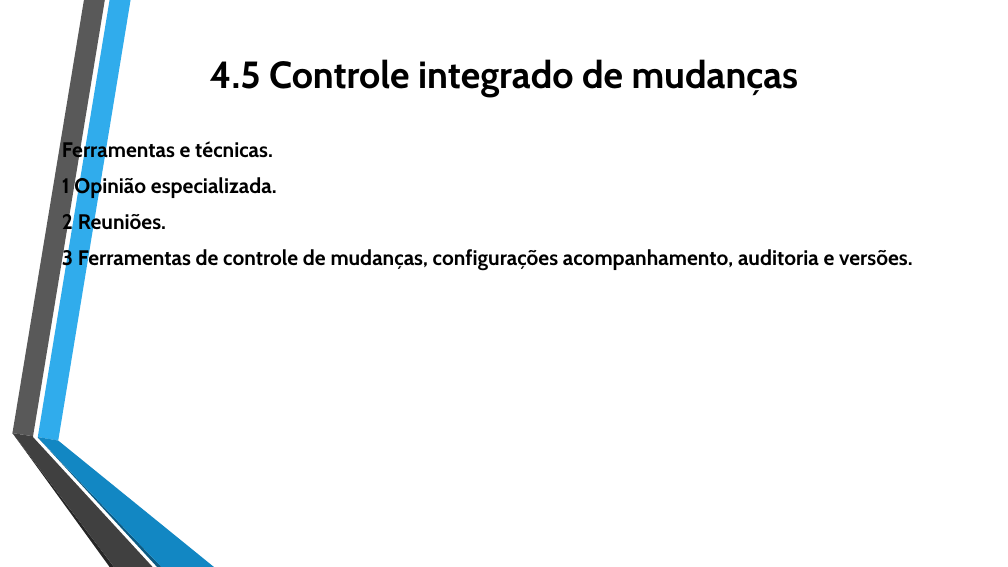
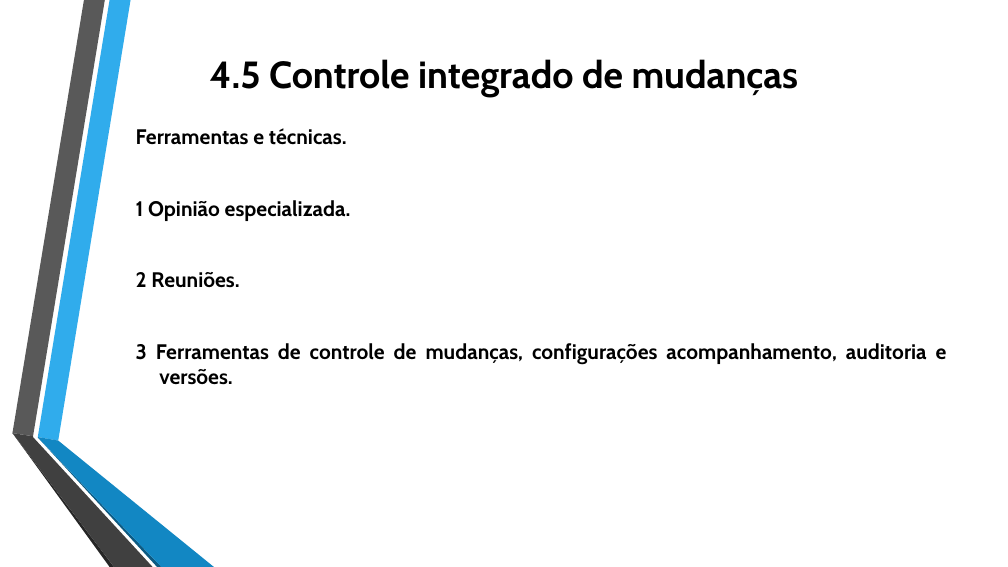
Before and after one commit to jharbes/ADMINISTRACAO-DE-REDES, a slide deck: slide 41 of RELATORIO PROVA P2/relatorio-pmbok-capitulo4-jharbes.pptx. Drawn at 1008x567 pixels with LibreOffice and Linux fonts; fonts in the diff are those of the drawing. Boxes give left, top, right and bottom in pixels: in the first picture for what was removed or moved away, otherwise in the second. Text is boxed around its words. In the diff, an @@ line names an element or a change of style, - is before the commit and + after.

```diff
--- a/RELATORIO PROVA P2/relatorio-pmbok-capitulo4-jharbes.pptx
+++ b/RELATORIO PROVA P2/relatorio-pmbok-capitulo4-jharbes.pptx
@@ text "Ferramentas e técnicas.": place and size @@
-text "Ferramentas e técnicas." at box(62, 140, 913, 271)
+text "Ferramentas e técnicas." at box(136, 128, 947, 385)
@@ text "Ferramentas e técnicas." at box(136, 128, 947, 385): alignment left to justified @@
```
Also in this commit, not shown: 7 other slides changed.
